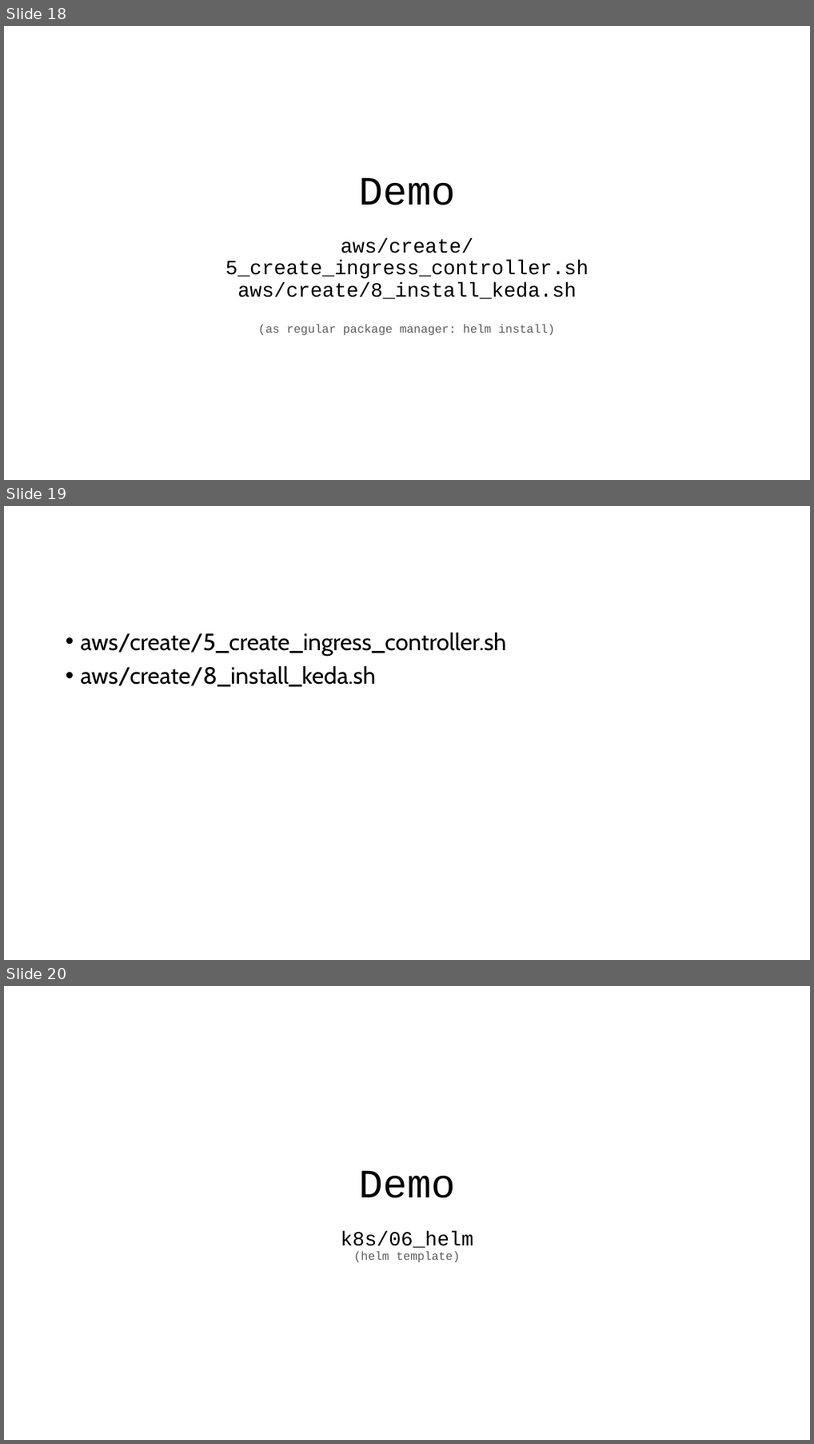
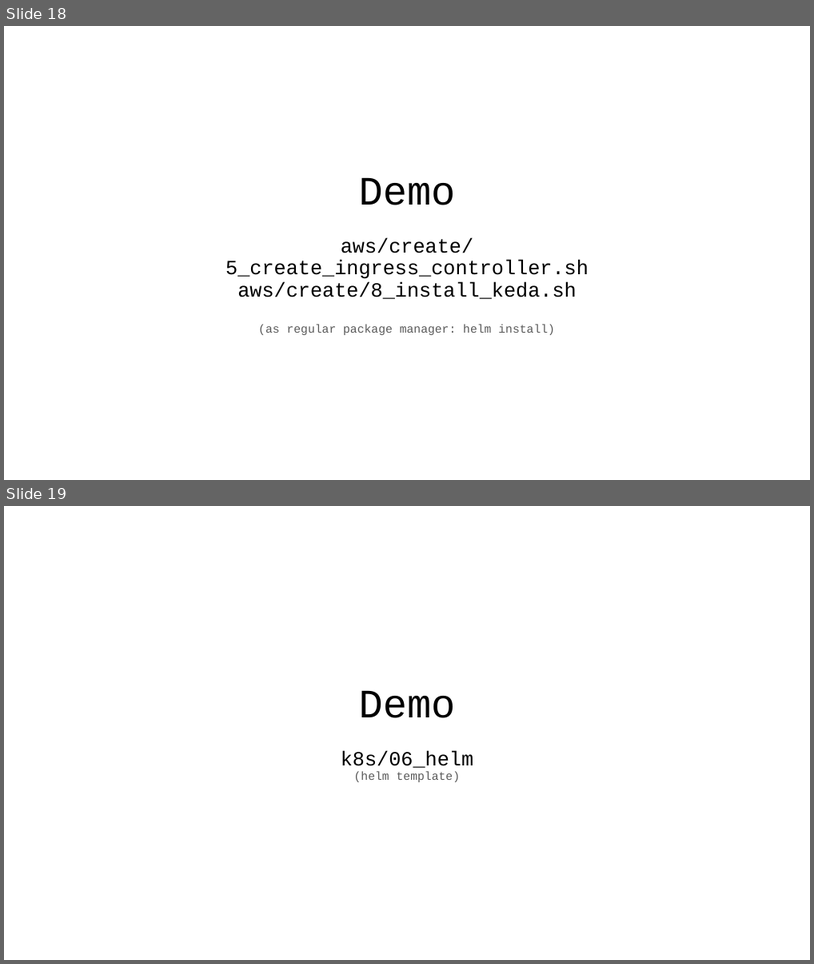
Before and after one commit to witmichal/spring-boot-k8s, a slide deck: kubernetes_vol2.pptx. Shown one above the other, each under a label of ours: slides 18, 19 and 20 before the commit, slides 18 and 19 after it. The pictures are 814x1444 and 814x964 pixels, drawn with LibreOffice and Linux fonts; fonts in the diff are those of the drawing. Boxes give left, top, right and bottom in pixels: in the first picture for what was removed or moved away, otherwise in the second. Text is boxed around its words. In the diff, an @@ line names an element or a change of style, - is before the commit and + after.

```diff
--- a/kubernetes_vol2.pptx
+++ b/kubernetes_vol2.pptx
@@ slide 19 removed at (4, 506, 810, 960), background #FFFFFF @@
@@ text removed at (81, 632, 507, 687) @@
-• aws/create/5_create_ingress_controller.sh
-• aws/create/8_install_keda.sh
@@ what was slide 20 is now slide 19 @@
```
Also in this commit, not shown: 7 slides added.
